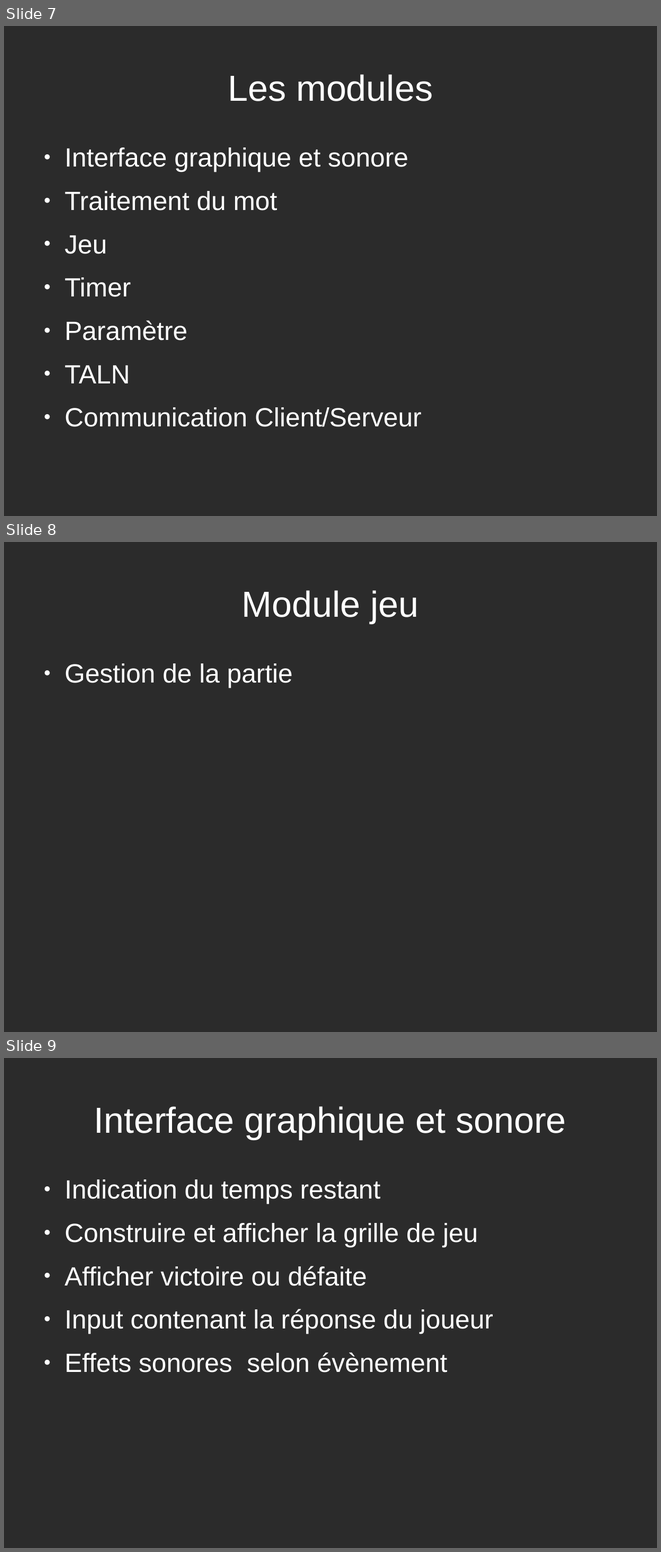
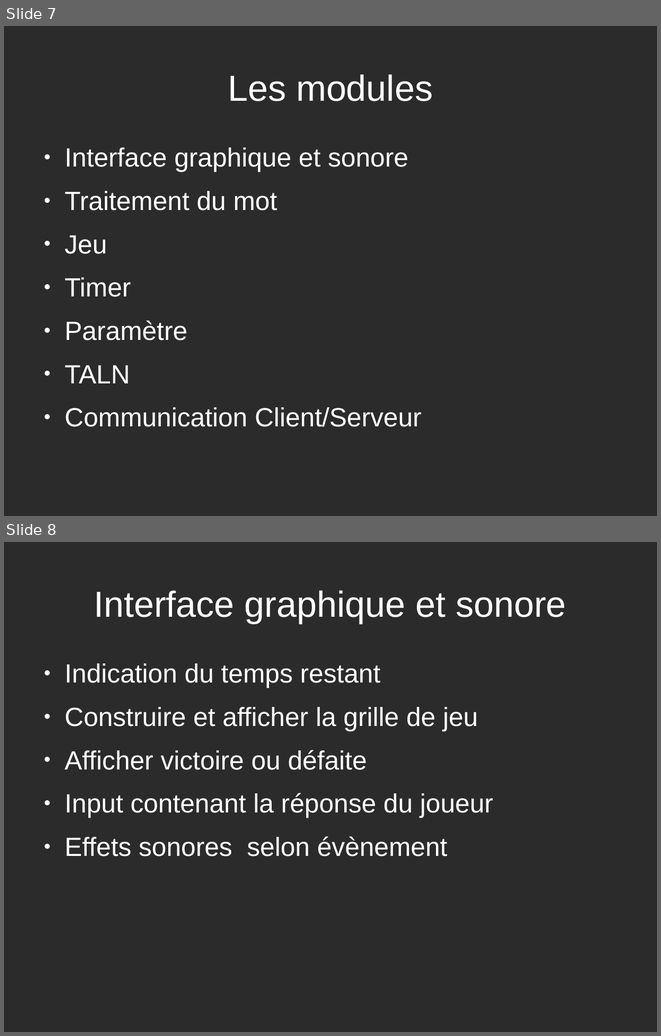
Before and after one commit to Yamihoshi/Projet-L3, a slide deck: Momomotus.odp. Shown one above the other, each under a label of ours: slides 7, 8 and 9 before the commit, slides 7 and 8 after it. The pictures are 661x1552 and 661x1036 pixels, drawn with LibreOffice and Linux fonts; fonts in the diff are those of the drawing; background and template pictures are left out; a plain dark background stands for a picture behind light text. Boxes give left, top, right and bottom in pixels: in the first picture for what was removed or moved away, otherwise in the second. Text is boxed around its words. In the diff, an @@ line names an element or a change of style, - is before the commit and + after.

```diff
--- a/Momomotus.odp
+++ b/Momomotus.odp
@@ slide 8 removed at (4, 542, 657, 1032), background picture (left out) @@
@@ title removed at (242, 590, 419, 623) @@
-Module jeu
@@ text removed at (64, 663, 293, 688) @@
-● Gestion de la partie
@@ what was slide 9 is now slide 8 @@
```
Also in this commit, not shown: 5 slides changed, 1 other file.
